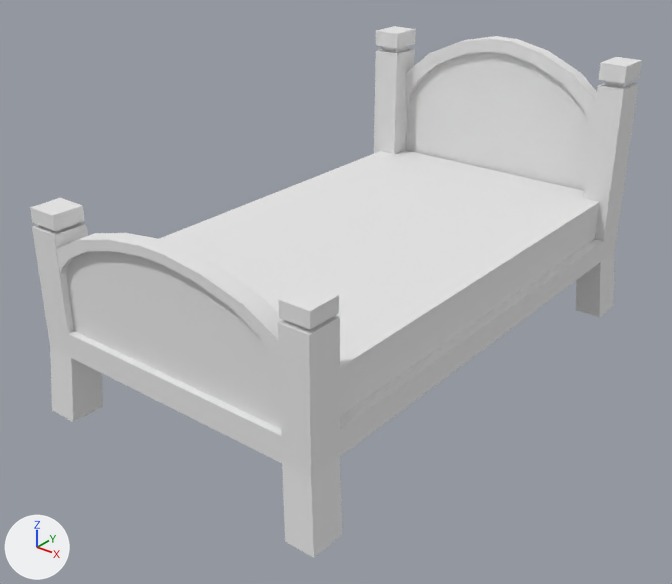
Renders of the FBX model Assets/Finn/Models/fbx models/red_bed.fbx from each side of a commit.
One viewpoint serves both versions: a camera (50 mm lens) standing at (-3.21, -5.05, 3.6) and looking at (-7.02, -0.28, 0.64). Every picture has the same lights, and +X, +Y and +Z are marked at lower left. Where no turn or scale is listed for an object, it has been applied to the vertices.

Names of what the first picture shows: 'Red Bed'.
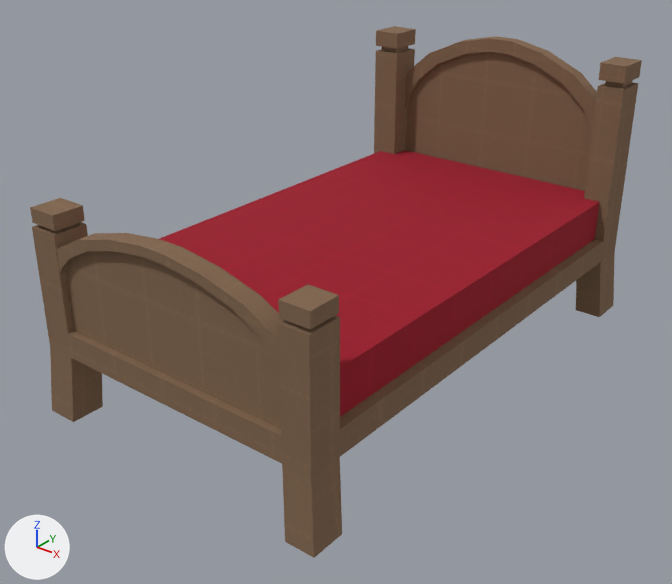
The newer file is also rescaled (x0.754), turned or shifted as a whole; pictures and numbers use the older file's frame.

Diff of the bpy script that builds the scene:
```diff
--- a/Assets/Finn/Models/fbx models/red_bed.fbx.py
+++ b/Assets/Finn/Models/fbx models/red_bed.fbx.py
@@ img_bed_frame_basecolor_png @@
+img_bed_frame_basecolor_png = load_image('bed_frame_BaseColor.png', '../Materials/bed_frame_BaseColor.png', 1024, 1024, 'sRGB')
@@ img_bed_sheets_basecolor_2_png @@
+img_bed_sheets_basecolor_2_png = load_image('bed_sheets_BaseColor 2.png', '../Materials/bed_sheets_BaseColor 2.png', 1024, 1024, 'sRGB')
@@ mat_lambert3sg_005 @@
 mat_lambert3sg_005 = principled_material('lambert3SG.005')
-mat_lambert3sg_005.base_color = (0.8, 0.8, 0.8)  # white #e7e7e7
+mat_lambert3sg_005.texture = img_bed_sheets_basecolor_2_png
 mat_lambert3sg_005.roughness = 1.0
@@ mat_lambert2sg_006 @@
 mat_lambert2sg_006 = principled_material('lambert2SG.006')
-mat_lambert2sg_006.base_color = (0.8, 0.8, 0.8)  # white #e7e7e7
+mat_lambert2sg_006.texture = img_bed_frame_basecolor_png
 mat_lambert2sg_006.roughness = 1.0
```

Pixel boxes (x1, y1, x2, y2) of what changed, in the pictures (672 x 584 px):
'Red Bed', surface changed
    both: (30, 26, 642, 558)
